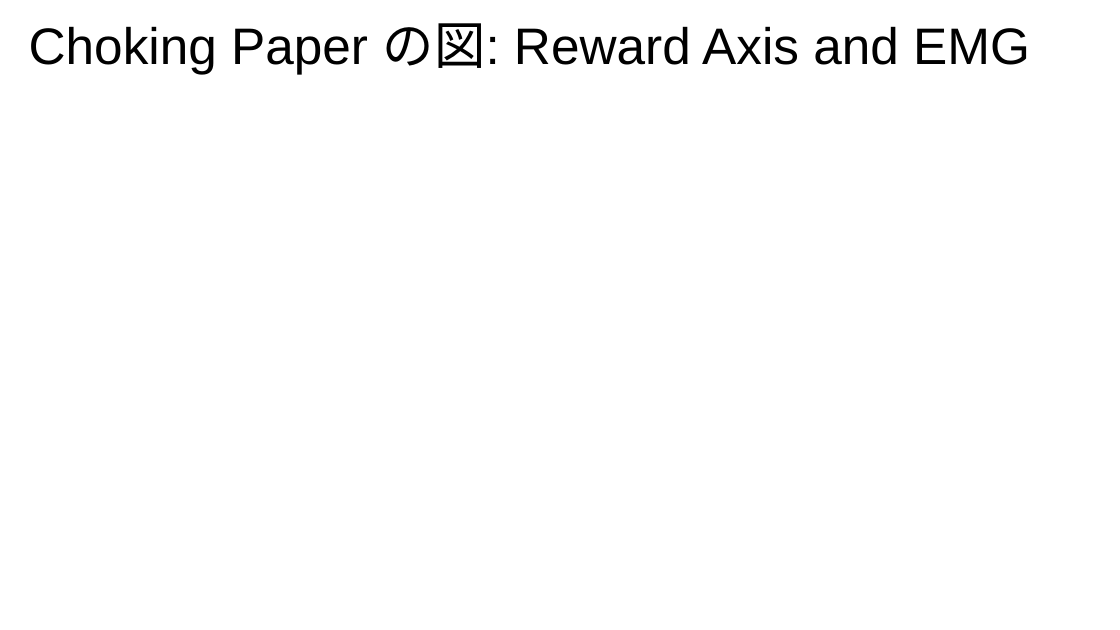
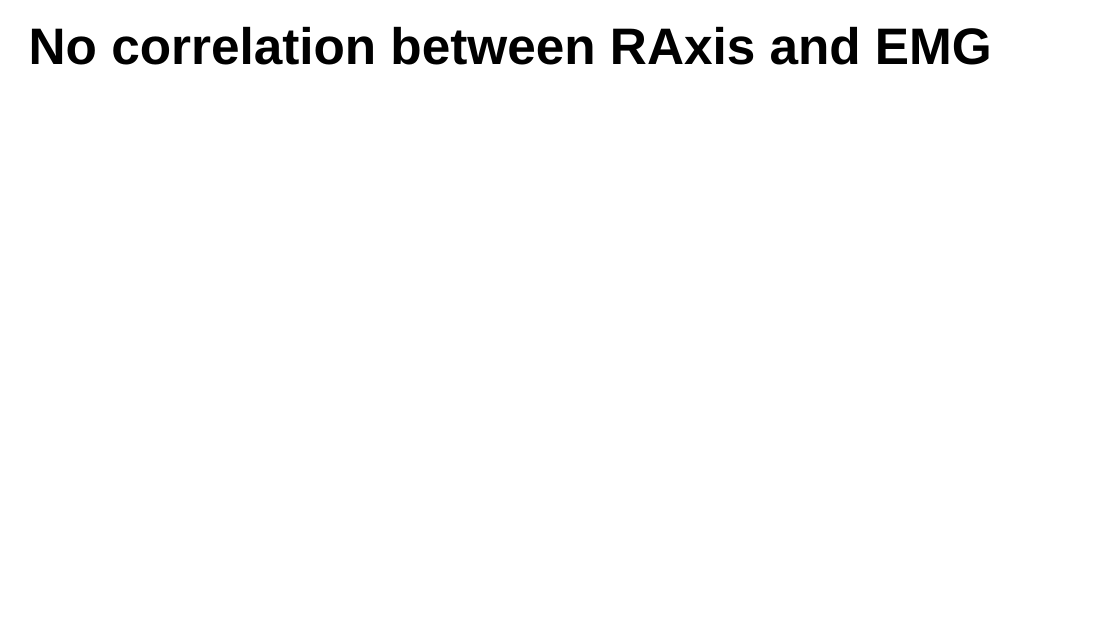
Before and after one commit to Hiroo-Miyata/chase-lab, a slide deck: slide 5 of report/20220923.pptx (slide 4 before the commit). Drawn at 1120x630 pixels with LibreOffice and Linux fonts; fonts in the diff are those of the drawing. Boxes give left, top, right and bottom in pixels: in the first picture for what was removed or moved away, otherwise in the second. Text is boxed around its words. In the diff, an @@ line names an element or a change of style, - is before the commit and + after.

```diff
--- a/report/20220923.pptx
+++ b/report/20220923.pptx
@@ title at (29, 26, 992, 65): text changed; bold on @@
-Choking Paper の図: Reward Axis and EMG
+No correlation between RAxis and EMG
```
Also in this commit, not shown: 5 slides added, 4 slides removed, 2 other files.
